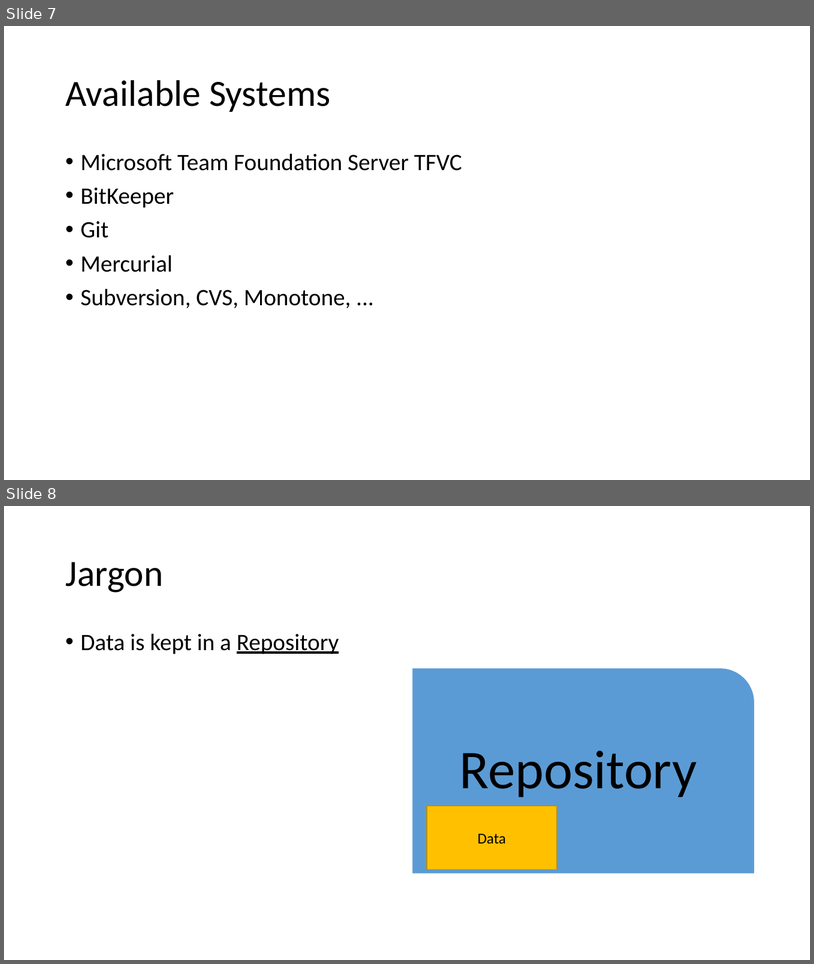
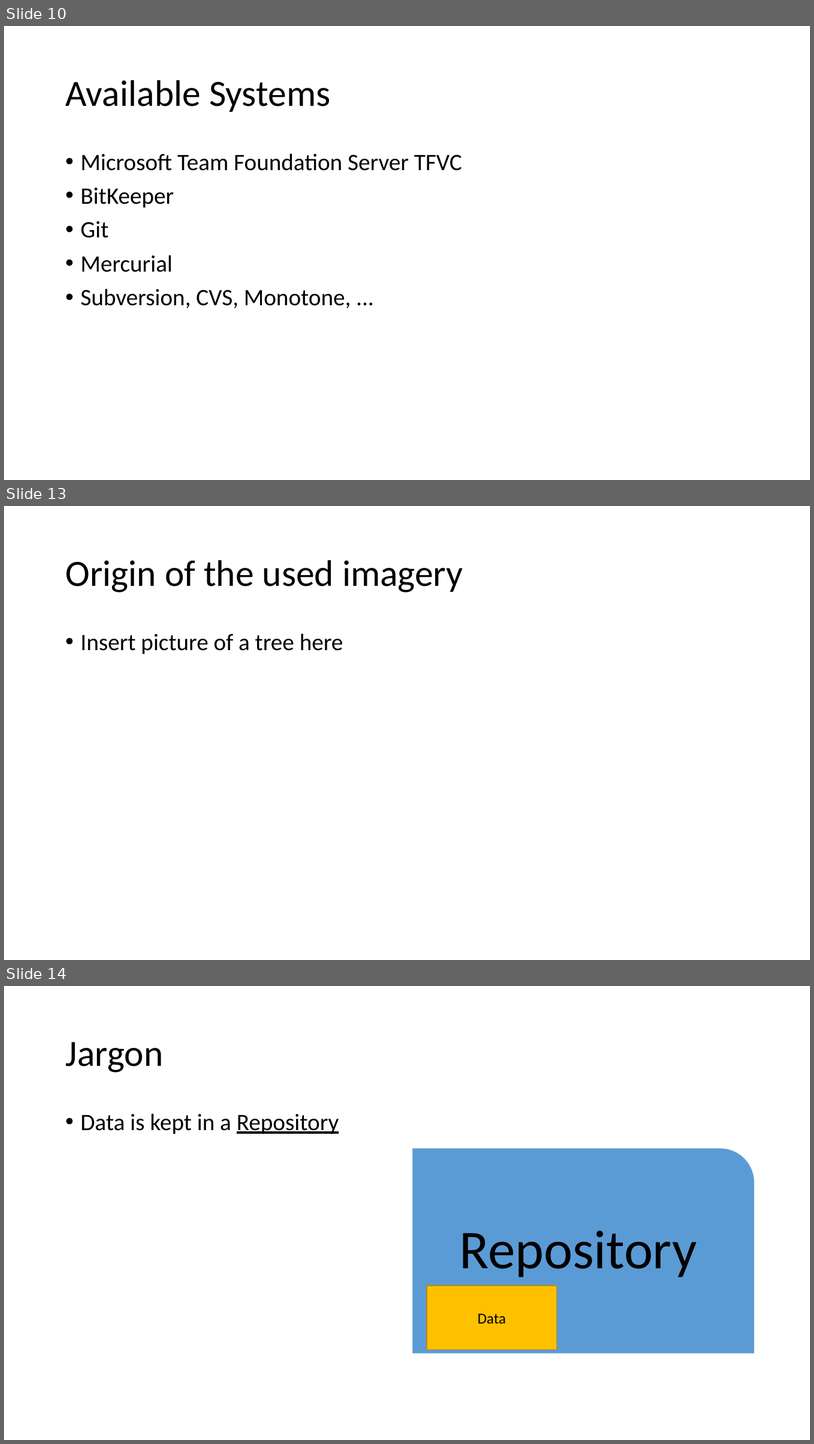
Before and after one commit to vegfetch/talk, a slide deck: cf_version_control_systems.pptx. Shown one above the other, each under a label of ours: slides 7 and 8 before the commit, slides 10, 13 and 14 after it; the slides between them are not shown. The pictures are 814x964 and 814x1444 pixels, drawn with LibreOffice and Linux fonts; fonts in the diff are those of the drawing. Boxes give left, top, right and bottom in pixels: in the first picture for what was removed or moved away, otherwise in the second. Text is boxed around its words. In the diff, an @@ line names an element or a change of style, - is before the commit and + after.

```diff
--- a/cf_version_control_systems.pptx
+++ b/cf_version_control_systems.pptx
@@ slide 13 added at [4, 506, 810, 960], background #FFFFFF @@
@@ title added at [65, 560, 463, 592], 44 pt, text #000000 @@
+Origin of the used imagery
@@ text added at [81, 633, 344, 654], 28 pt, text #000000 @@
+• Insert picture of a tree here
@@ what was slide 7 is now slide 10 @@
@@ what was slide 8 is now slide 14 @@
```
Also in this commit, not shown: 1 slide changed, 5 other slides added, 2 slides removed, 1 other file.
